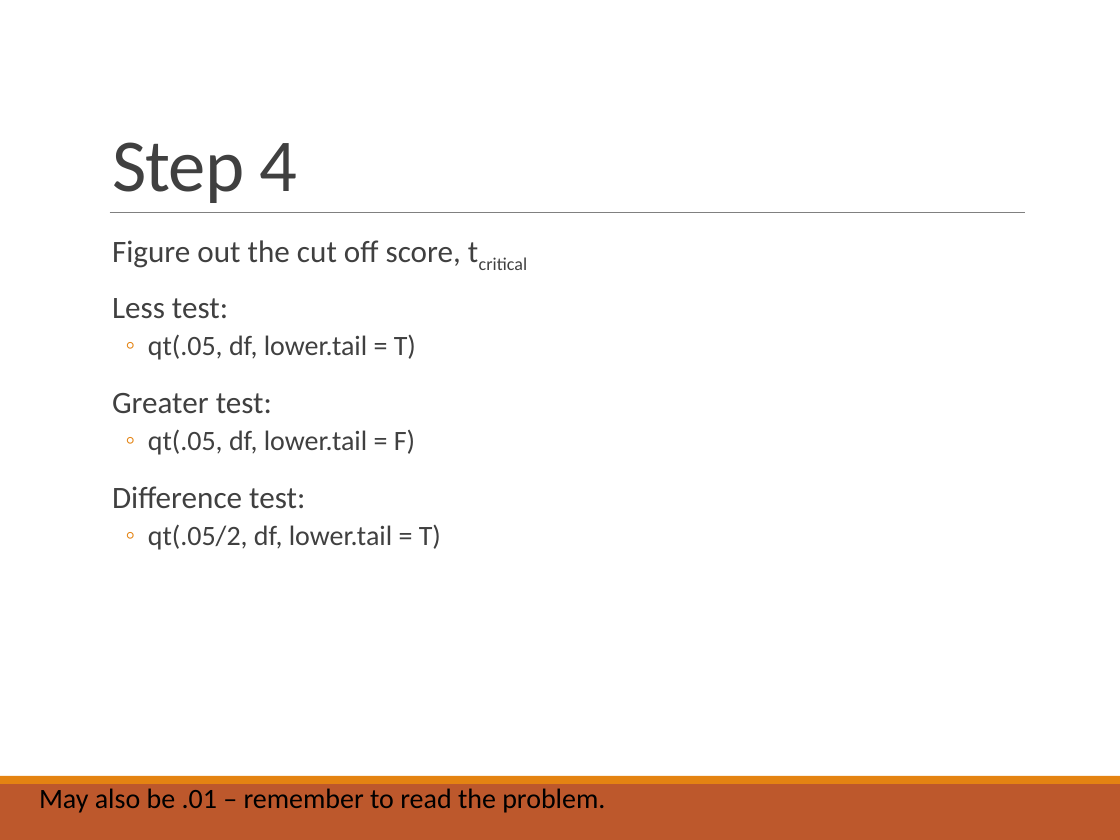
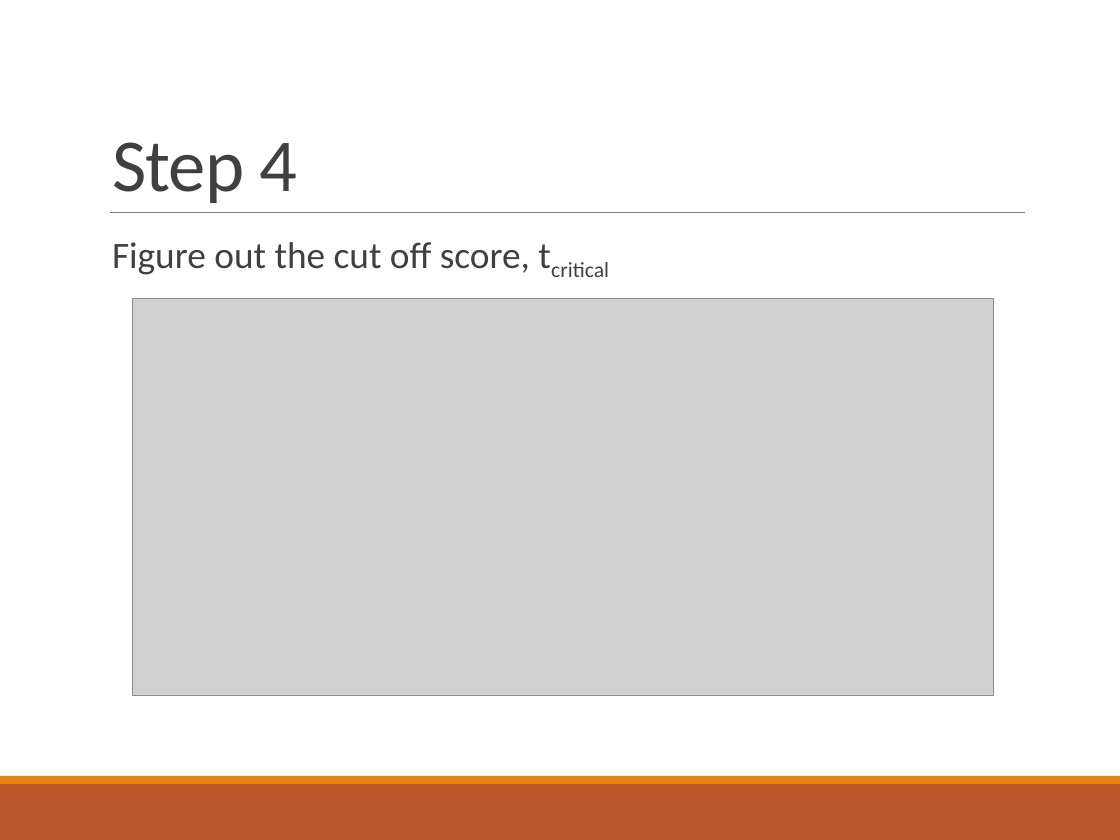
Before and after one commit to doomlab/PSY-200, a slide deck: slide 19 of Fall2018 Lecture Notes/Chapter 11 Lecture.pptx (slide 25 before the commit). Drawn at 1120x840 pixels with LibreOffice and Linux fonts; fonts in the diff are those of the drawing; grey boxes stand for pictures. Boxes give left, top, right and bottom in pixels: in the first picture for what was removed or moved away, otherwise in the second. Text is boxed around its words. In the diff, an @@ line names an element or a change of style, - is before the commit and + after.

```diff
--- a/Fall2018 Lecture Notes/Chapter 11 Lecture.pptx
+++ b/Fall2018 Lecture Notes/Chapter 11 Lecture.pptx
@@ text "Figure out the cut off ..." at (112,242,530,275): size 20 to 24 pt @@
@@ text at (112,298,441,550): paragraphs removed @@
-  Less test:
-  ◦ qt(.05, df, lower.tail = T)
-  Greater test:
-  ◦ qt(.05, df, lower.tail = F)
-  Difference test:
-  ◦ qt(.05/2, df, lower.tail = T)
@@ picture added at (132,299,993,696) @@
@@ text removed at (39,788,605,813) @@
-May also be .01 – remember to read the problem.
```
Also in this commit, not shown: 20 other slides changed, 7 slides added, 8 slides removed, 4 other files.
